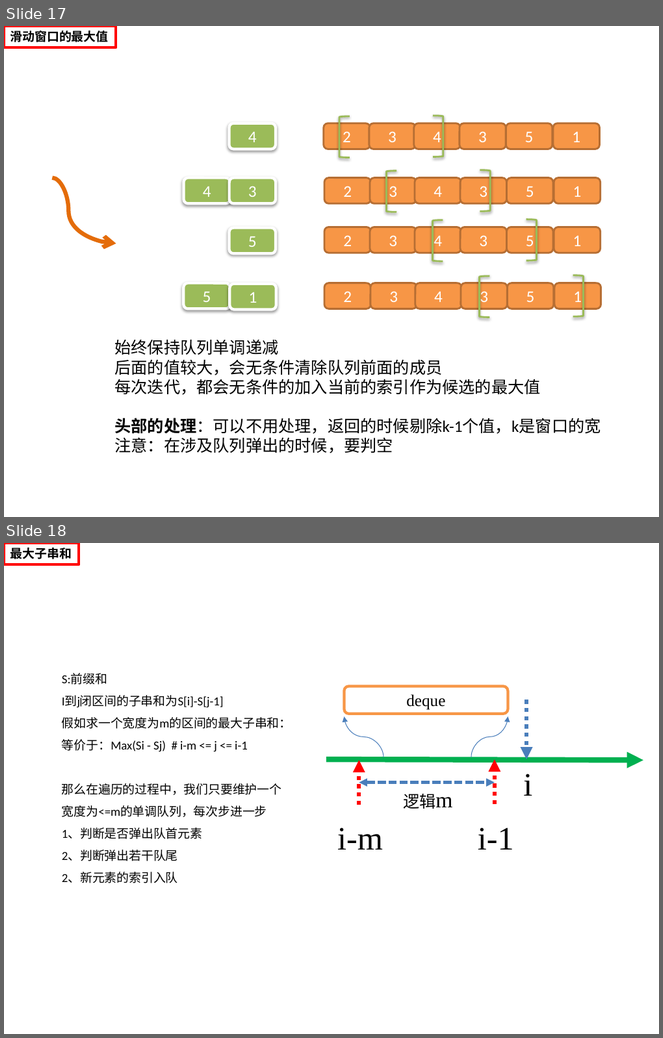
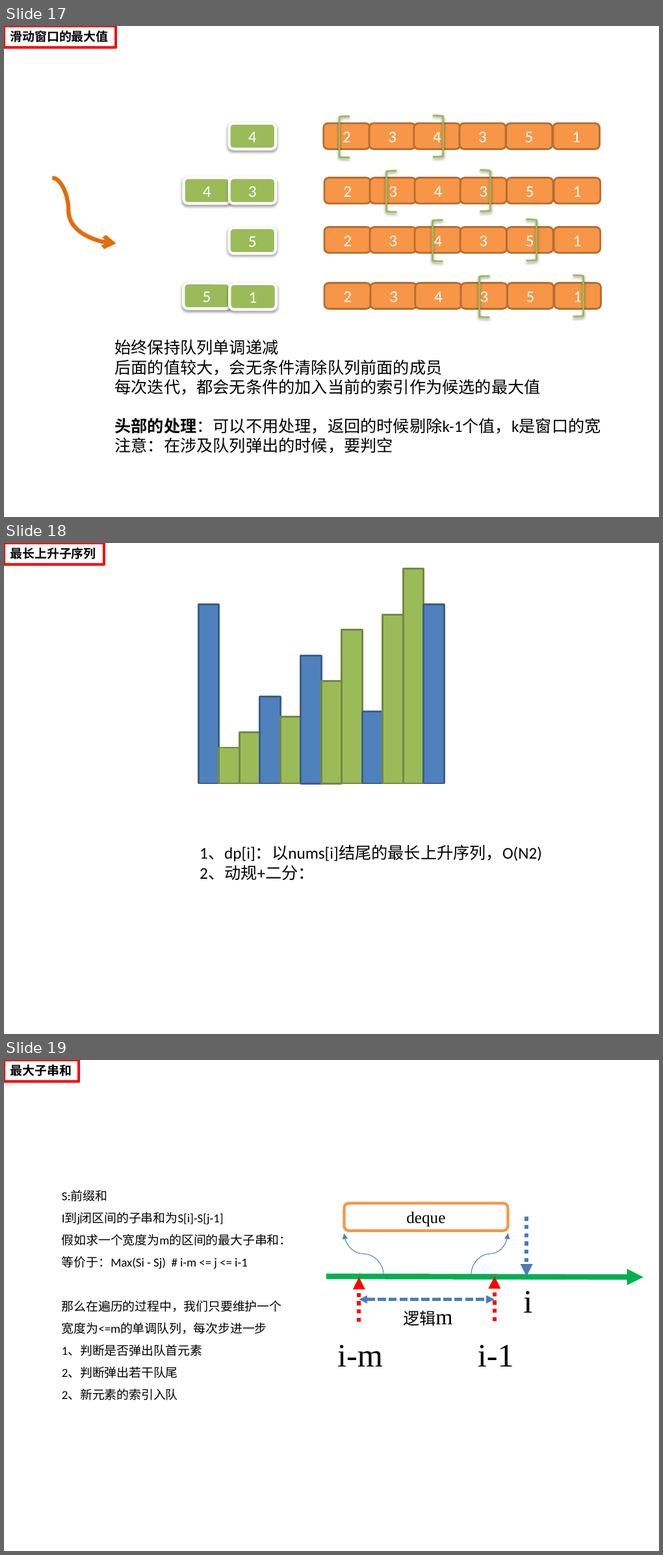
Before and after one commit to helloworld729/28_Algorithm, a slide deck: 第2遍/数据结构与算法.pptx. Shown one above the other, each under a label of ours: slides 17 and 18 before the commit, slides 17, 18 and 19 after it. The pictures are 663x1038 and 663x1555 pixels, drawn with LibreOffice and Linux fonts; fonts in the diff are those of the drawing. Boxes give left, top, right and bottom in pixels: in the first picture for what was removed or moved away, otherwise in the second. Text is boxed around its words. In the diff, an @@ line names an element or a change of style, - is before the commit and + after.

```diff
--- a/第2遍/数据结构与算法.pptx
+++ b/第2遍/数据结构与算法.pptx
@@ slide 18 added at [4, 543, 659, 1034], background #FFFFFF @@
@@ rectangle added at [4, 543, 104, 564], outline #FF0000 3 pt, 13.5 pt, text #000000, bold @@
+最长上升子序列
@@ rectangle added at [403, 568, 423, 783], fill #9BBB59, outline #738A42 2 pt @@
@@ rectangle added at [198, 605, 219, 783], fill #4F81BD, outline #3A5F8C 2 pt @@
@@ rectangle added at [383, 615, 403, 783], fill #9BBB59, outline #738A42 2 pt @@
@@ rectangle added at [424, 605, 444, 783], fill #4F81BD, outline #3A5F8C 2 pt @@
@@ rectangle added at [342, 630, 362, 783], fill #9BBB59, outline #738A42 2 pt @@
@@ rectangle added at [301, 655, 321, 783], fill #4F81BD, outline #3A5F8C 2 pt @@
@@ rectangle added at [260, 696, 280, 783], fill #4F81BD, outline #3A5F8C 2 pt @@
@@ rectangle added at [321, 681, 341, 783], fill #9BBB59, outline #738A42 2 pt @@
@@ rectangle added at [280, 717, 301, 784], fill #9BBB59, outline #738A42 2 pt @@
@@ rectangle added at [362, 712, 383, 783], fill #4F81BD, outline #3A5F8C 2 pt @@
@@ rectangle added at [239, 732, 259, 783], fill #9BBB59, outline #738A42 2 pt @@
@@ rectangle added at [219, 747, 239, 783], fill #9BBB59, outline #738A42 2 pt @@
@@ text added at [200, 846, 542, 880], 18 pt, text #000000 @@
+1、dp[i]：以nums[i]结尾的最长上升序列，O(N2)
+2、动规+二分：
@@ what was slide 18 is now slide 19 @@
```
Also in this commit, not shown: 1 slide changed, 1 other slide added, 7 other files.
